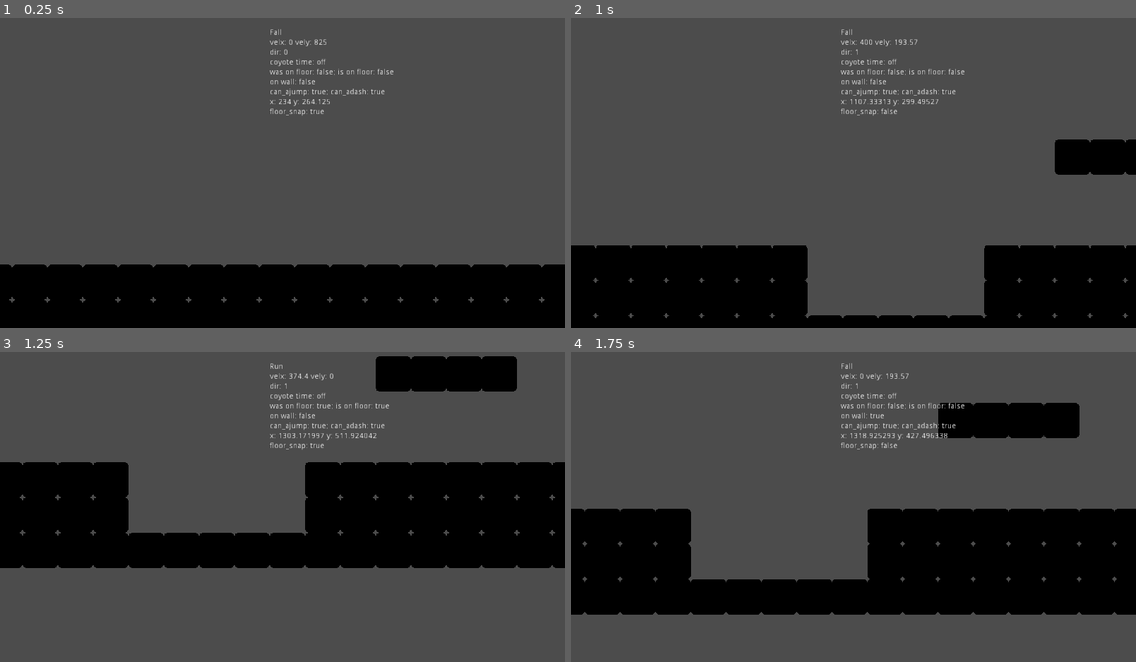
Above: before the commit, frames 1-4 (two rows, left to right).
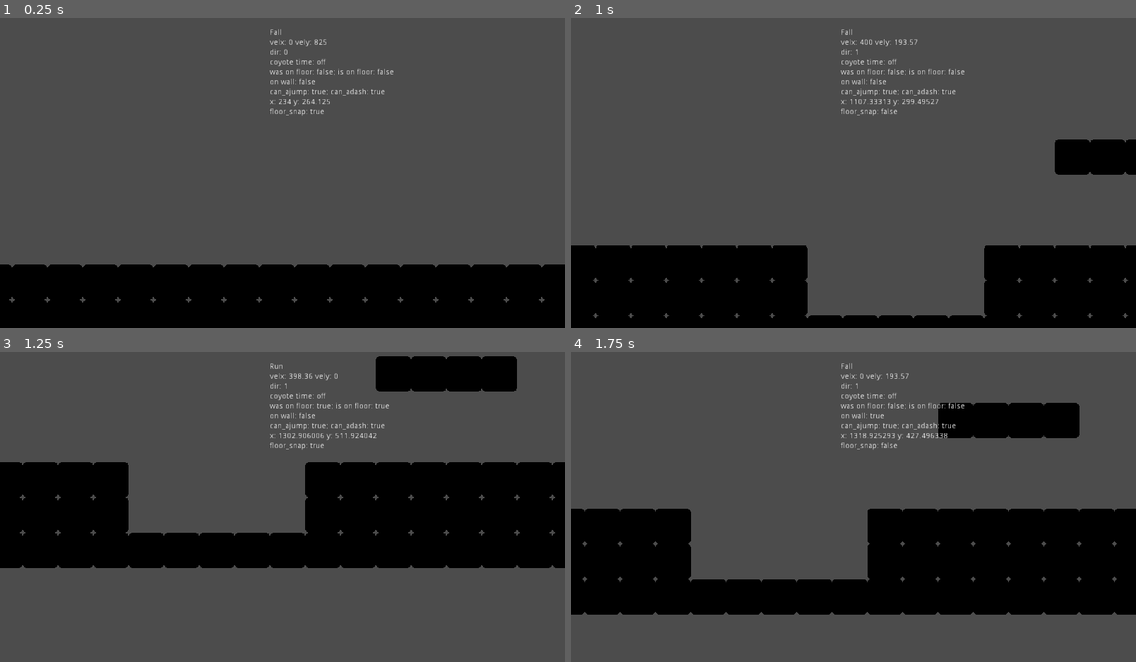
Above: after the commit, the same moments.

Repository: azylazide/godot-player-statemachine
Game: Godot game, scene res://fsm/fsm.tscn
Same seed, same stepped clock (60 frames per second), same inputs: the game is played once before the commit and once after it. The engine's default icon, where the game draws it, is replaced by a stand-in: a white triangle on a blue panel in a dark square.
Inputs:
- Up to frame 1 (0.25 s): no input
- Up to frame 2 (1 s): hold Right (right) from 0.53 s (still down); hold X (dash) from 0.53 s (still down); tap Up (jump) at 0.77 s
- Up to frame 3 (1.25 s): keep holding Right (right); keep holding X (dash)
- Up to frame 4 (1.75 s): keep holding Right (right); release X (dash) at 1.28 s; tap X (dash) at 1.35 s; tap Up (jump) at 1.52 s

Frames 1-2 are identical in both runs. In frame 3, 0.1% of the frame differs, in the area x 3-98%, y 6-70%; in frame 4, nothing differs.

Commit message:
only vertical platforms work horizontal platforms still jitter player old jitter might be caused by small snap vector

Diff:
--- /dev/null
+++ b/PlatPoint.tscn
@@ -0,0 +1,21 @@
+[gd_scene load_steps=3 format=2]
+
+[ext_resource path="res://fsm/PlatPoint.gd" type="Script" id=1]
+
+[sub_resource type="RectangleShape2D" id=3]
+extents = Vector2( 128, 32 )
+
+[node name="PlatPoint" type="Position2D"]
+script = ExtResource( 1 )
+
+[node name="plat1" type="KinematicBody2D" parent="."]
+collision_mask = 2
+motion/sync_to_physics = true
+
+[node name="CollisionShape2D" type="CollisionShape2D" parent="plat1"]
+shape = SubResource( 3 )
+
+[node name="Tween" type="Tween" parent="."]
+repeat = true
+playback_process_mode = 0
+playback/repeat = true
--- a/fsm/PlatPoint.gd
+++ b/fsm/PlatPoint.gd
@@ -2,15 +2,21 @@
 
 const IDLE_DURATION := 1.0
 
-export var move_to := Vector2.UP * 5*64
-export var speed := 2.0*64
+export var MOVE_TO := Vector2.UP*10
+export var SPEED := 3.0
+
+var tile_units:= 64
 
 var follow:= Vector2.ZERO
+var move_to: Vector2
+var speed: float
 
 onready var moving_platform := $plat1
 onready var plat_tween:= $Tween
 
 func _ready() -> void:
+	move_to = MOVE_TO*tile_units
+	speed = SPEED*tile_units
 	_init_tween()
 
 func _init_tween() -> void:
--- a/fsm/fsm.tscn
+++ b/fsm/fsm.tscn
@@ -1,8 +1,8 @@
-[gd_scene load_steps=8 format=2]
+[gd_scene load_steps=7 format=2]
 
 [ext_resource path="res://fsm/player/player.tscn" type="PackedScene" id=1]
 [ext_resource path="res://icon.png" type="Texture" id=2]
-[ext_resource path="res://fsm/PlatPoint.gd" type="Script" id=3]
+[ext_resource path="res://PlatPoint.tscn" type="PackedScene" id=3]
 [ext_resource path="res://fsm/main.gd" type="Script" id=4]
 
 [sub_resource type="ConvexPolygonShape2D" id=2]
@@ -31,9 +31,6 @@
 } ]
 0/z_index = 0
 
-[sub_resource type="RectangleShape2D" id=3]
-extents = Vector2( 128, 32 )
-
 [node name="world" type="Node"]
 script = ExtResource( 4 )
 
@@ -41,23 +38,16 @@
 tile_set = SubResource( 1 )
 collision_mask = 2
 format = 1
-tile_data = PoolIntArray( -655367, 0, 0, -655365, 0, 0, -655 …(681 unchanged characters)… , 0, -327731, 0, 0, -327692, 0, 0, -393109, 0, 0, -393108, 0, 0, -393107, 0, 0,  …(5895 unchanged characters)…
+tile_data = PoolIntArray( -655367, 0, 0, -655365, 0, 0, -655 …(681 unchanged characters)… , 0, -327731, 0, 0, -327692, 0, 0, -393150, 0, 0, -393149, 0, 0, -393148, 0, 0, -393109, 0, 0, -393108, 0, 0, -393107, 0, 0,  …(5895 unchanged characters)…
 
 [node name="player" parent="." instance=ExtResource( 1 )]
 position = Vector2( 234, 51 )
 
-[node name="PlatPoint" type="Position2D" parent="."]
+[node name="PlatPoint" parent="." instance=ExtResource( 3 )]
 position = Vector2( 4096, 288 )
-script = ExtResource( 3 )
+SPEED = 8.0
 
-[node name="plat1" type="KinematicBody2D" parent="PlatPoint"]
-collision_mask = 2
-motion/sync_to_physics = true
-
-[node name="CollisionShape2D" type="CollisionShape2D" parent="PlatPoint/plat1"]
-shape = SubResource( 3 )
-
-[node name="Tween" type="Tween" parent="PlatPoint"]
-repeat = true
-playback_process_mode = 0
-playback/repeat = true
+[node name="PlatPoint2" parent="." instance=ExtResource( 3 )]
+position = Vector2( 1856, 224 )
+MOVE_TO = Vector2( 10, 0 )
+SPEED = 5.0
--- a/fsm/player/player.gd
+++ b/fsm/player/player.gd
@@ -114,17 +114,17 @@
 	on_wall = wall_check()
 
 func floor_check() -> bool:
-	var output: bool
-	if floor_cast.collider is TileMap:
-		if floor_cast.collider.collision_layer == 1:
-			output = true
-		else:
-			output = false
-	elif floor_cast.collider is PhysicsBody2D:
-		if floor_cast.collider.layers == 1:
-			output = true
-		else:
-			output = false
+	var output:= is_on_floor()
+#	if floor_cast.collider is TileMap:
+#		if floor_cast.collider.collision_layer == 1:
+#			output = true
+#		else:
+#			output = false
+#	elif floor_cast.collider is PhysicsBody2D:
+#		if floor_cast.collider.layers == 1:
+#			output = true
+#		else:
+#			output = false
 	return output or not coyote_timer.is_stopped()
 
 func wall_check() -> bool:
